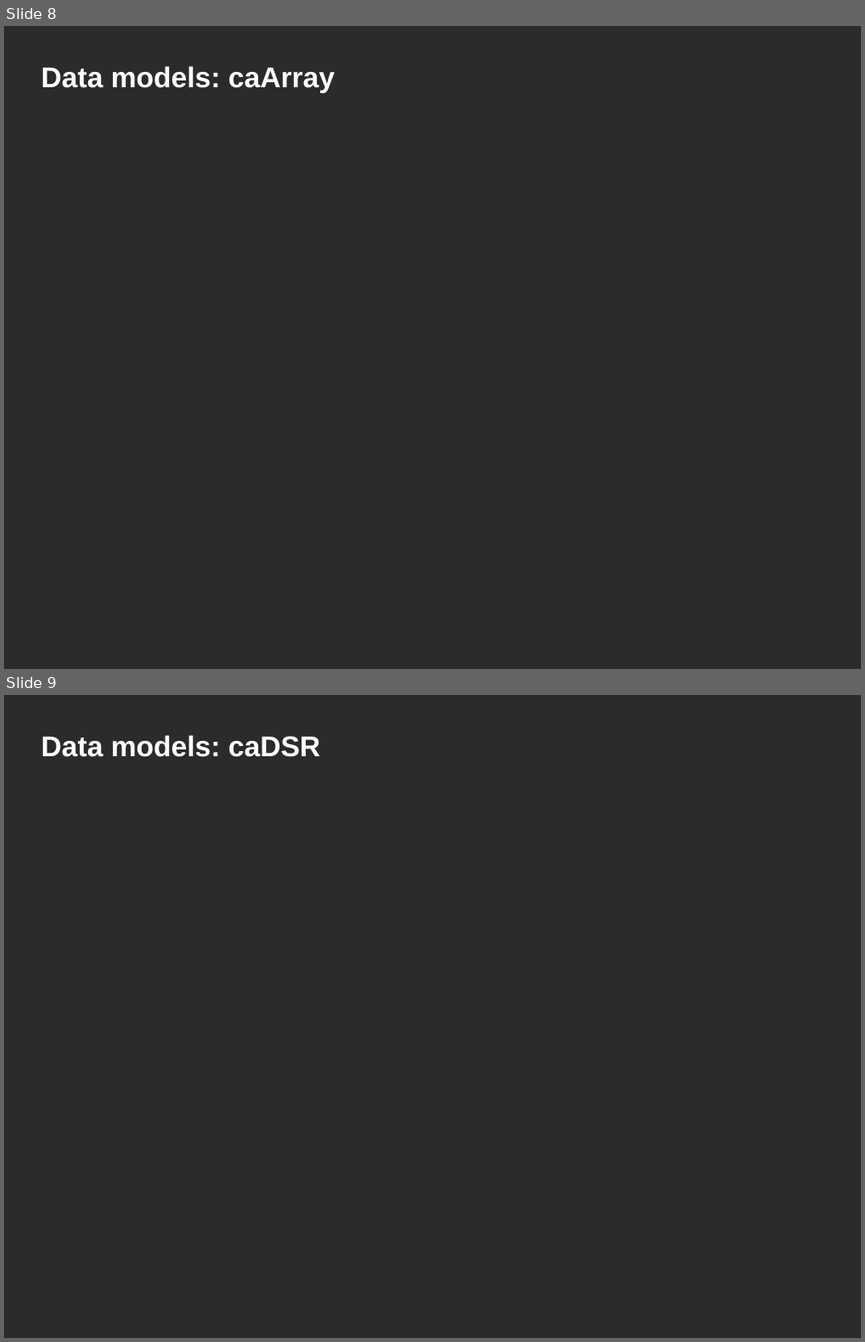
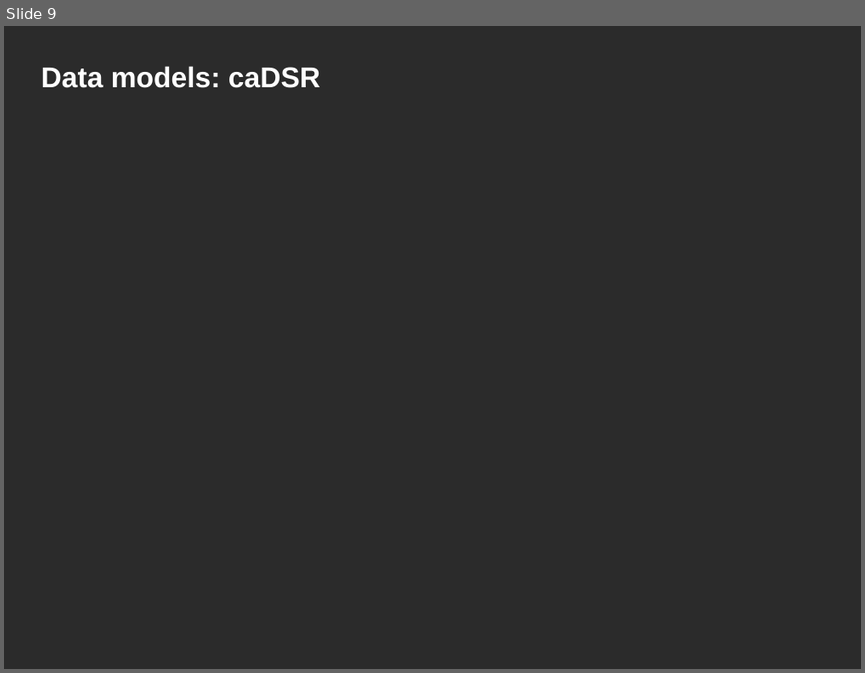
Before and after one commit to NCIP/caarray-docs, a slide deck: implementation/caarray_silver_compatibility_review/01. caarray_silver_compat_kickoff_Feb_2008.ppt. Shown one above the other, each under a label of ours: slides 8 and 9 before the commit, slide 9 after it. The pictures are 865x1342 and 865x673 pixels, drawn with LibreOffice and Linux fonts; fonts in the diff are those of the drawing; background and template pictures are left out; a plain dark background stands for a picture behind light text. Boxes give left, top, right and bottom in pixels: in the first picture for what was removed or moved away, otherwise in the second. Text is boxed around its words. In the diff, an @@ line names an element or a change of style, - is before the commit and + after.

```diff
--- a/implementation/caarray_silver_compatibility_review/01. caarray_silver_compat_kickoff_Feb_2008.ppt
+++ b/implementation/caarray_silver_compatibility_review/01. caarray_silver_compat_kickoff_Feb_2008.ppt
@@ slide 8 removed at (x1=4, y1=26, x2=861, y2=669), background picture (left out) @@
@@ title removed at (x1=41, y1=66, x2=335, y2=93) @@
-Data models: caArray
```
Also in this commit, not shown: 6 slides changed, 2 slides added, 1 other slide removed.
